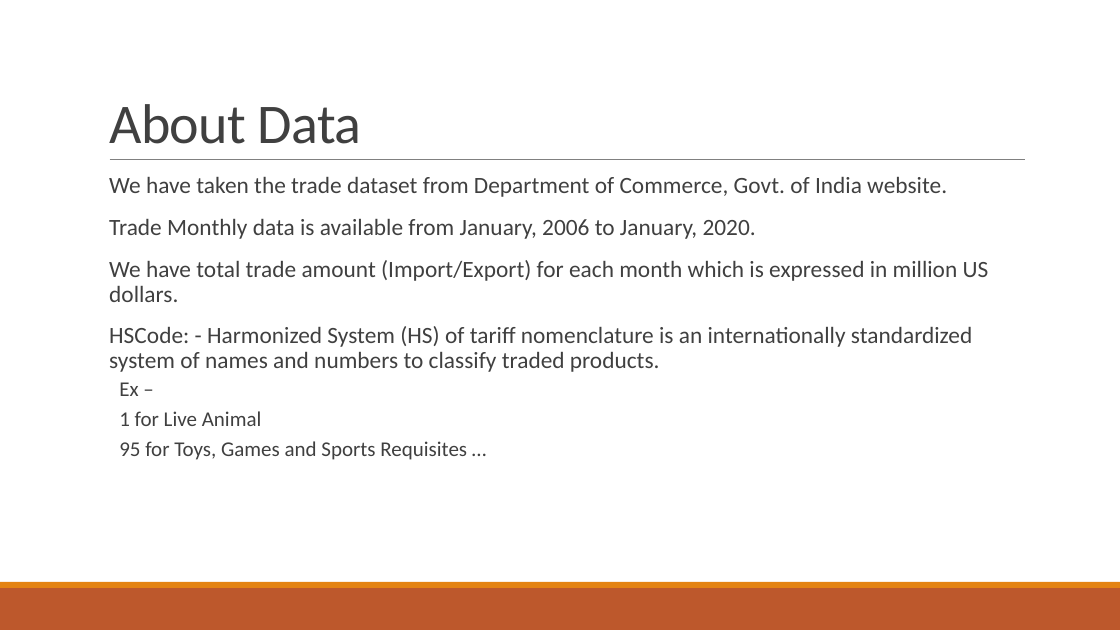
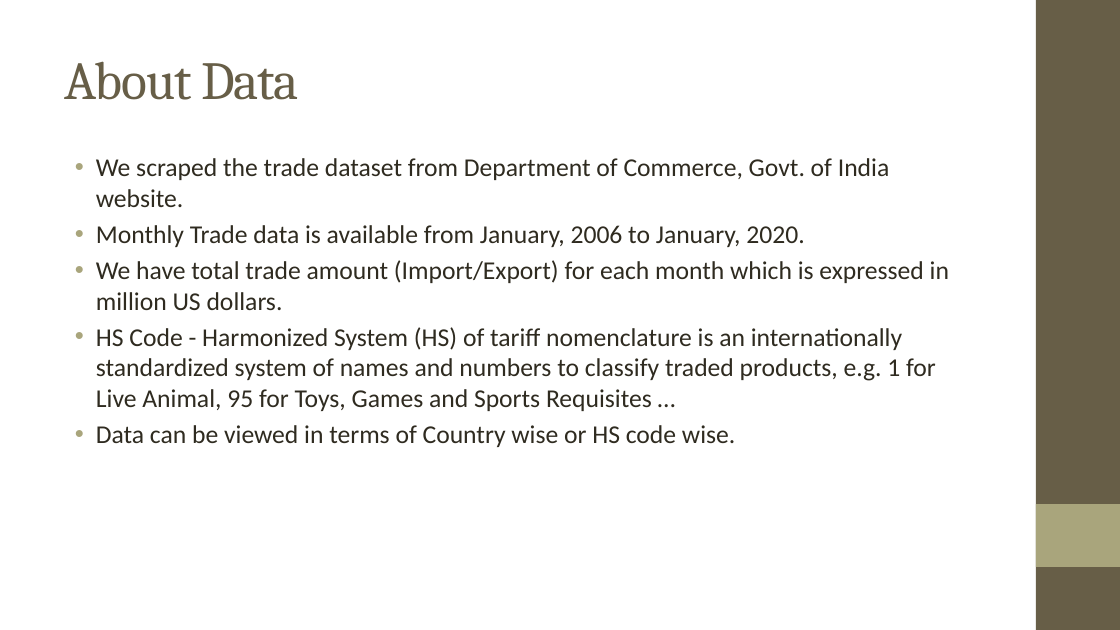
Before and after one commit to ForkedRepositories/Indian-Trade-Data-Analysis-and-Forecasting, a slide deck: slide 4 of Documents/Final Thesis/Indian Trade Analysis and Forecasting.pptx. Drawn at 1120x630 pixels with LibreOffice and Linux fonts; fonts in the diff are those of the drawing; background and template pictures are left out. Boxes give left, top, right and bottom in pixels: in the first picture for what was removed or moved away, otherwise in the second. Text is boxed around its words. In the diff, an @@ line names an element or a change of style, - is before the commit and + after.

```diff
--- a/Documents/Final Thesis/Indian Trade Analysis and Forecasting.pptx
+++ b/Documents/Final Thesis/Indian Trade Analysis and Forecasting.pptx
@@ title "About Data": place and size @@
-title "About Data" at [109, 104, 362, 144]
+title "About Data" at [64, 61, 299, 100]
@@ title "About Data" at [64, 61, 299, 100]: size 48 to 46 pt, font Calibri to Cambria, text colour #404040 to #675E47, letter spacing -0.5 to -1 pt; line spacing 0.85 to 1; vertical alignment bottom to middle @@
@@ rectangle added at [1036, 0, 1120, 630], fill #675E47 @@
@@ text "We scraped the trade dataset ...": place and size @@
-text "We scraped the trade dataset ..." at [109, 177, 989, 460]
+text "We scraped the trade dataset ..." at [96, 158, 949, 447]
@@ text at [96, 158, 890, 247]: text changed; size 20 to 22 pt; text colour #404040 to #2F2B20 @@
-  We have taken the trade dataset from Department of Commerce, Govt. of India website.
-  Trade Monthly data is available from January, 2006 to January, 2020.
+• We scraped the trade dataset from Department of Commerce, Govt. of India website.
+• Monthly Trade data is available from January, 2006 to January, 2020.
@@ line removed from (110, 160) to (1026, 160) @@
@@ text at [96, 260, 949, 310]: size 20 to 22 pt, text colour #404040 to #2F2B20 in "We have total trade amount (Import/Export) for ..."; bullet   to •; line spacing 0.9 to 1; less space between paragraphs; bullet colour #E48312 to #A9A57C @@
@@ text at [96, 327, 936, 447]: text changed; size 20 to 22 pt; text colour #404040 to #2F2B20 @@
-  HSCode: - Harmonized System (HS) of tariff nomenclature is an internationally standardized system of names and numbers to classify traded products.
-  Ex –
-  1 for Live Animal
-  95 for Toys, Games and Sports Requisites …
+• HS Code - Harmonized System (HS) of tariff nomenclature is an internationally standardized system of names and numbers to classify traded products, e.g. 1 for Live Animal, 95 for Toys, Games and Sports Requisites …
+• Data can be viewed in terms of Country wise or HS code wise.
@@ rectangle added at [1036, 504, 1120, 567], fill #A9A57C @@
@@ rectangle removed at [0, 588, 1120, 630] @@
@@ rectangle removed at [0, 582, 1120, 588] @@
```
Also in this commit, not shown: 10 other slides changed, 7 slides added, 3 slides removed.
